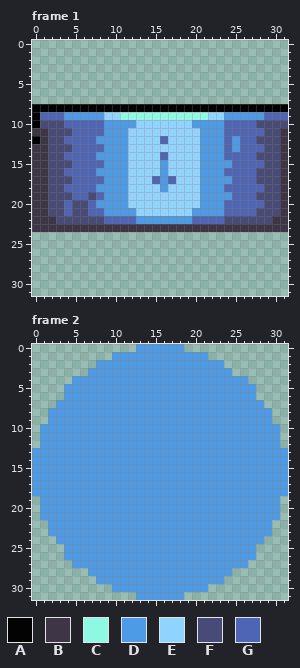
Pixel-art file -- graphics/tile_passage.aseprite. This is how it looked before the edit.
32x32 pixels, 2 frames. Shown: frame 1, frame 2.
Palette (. is transparent): A #030303  B #3e3546  C #8ff8e2  D #4d9be6  E #8fd3ff  F #484a77  G #4d65b4
The same view after the edit:
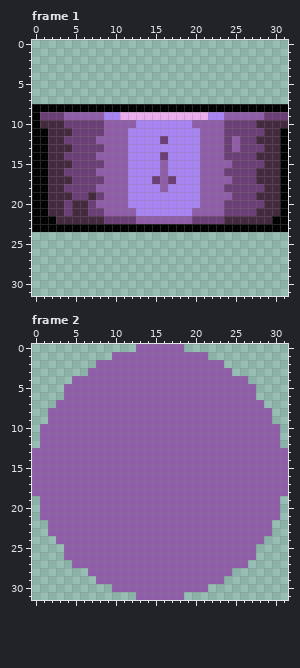
Edits made:
colour C: #8ff8e2 -> #eaaded
colour D: #4d9be6 -> #905ea9
colour E: #8fd3ff -> #a884f3
colour F: #484a77 -> #45293f
colour G: #4d65b4 -> #6b3e75
Frame 1:
y 11: x 0..1 BB -> AA; x 31 B -> A
y 12: x 1 B -> A; x 31 B -> A
y 13..21: x 0..1 BB -> AA; x 31 B -> A
y 22: x 0..2 BBB -> AAA; x 30..31 BB -> AA
y 23: x 0..31 BBBBBBBBBBBBBBBBBBBBBBBBBBBBBBBB -> AAAAAAAAAAAAAAAAAAAAAAAAAAAAAAAA
Where, in picture pixels (left, top, right, bottom), the same in both pictures:
changed: (32, 112, 288, 232)
changed: (32, 344, 288, 600)
